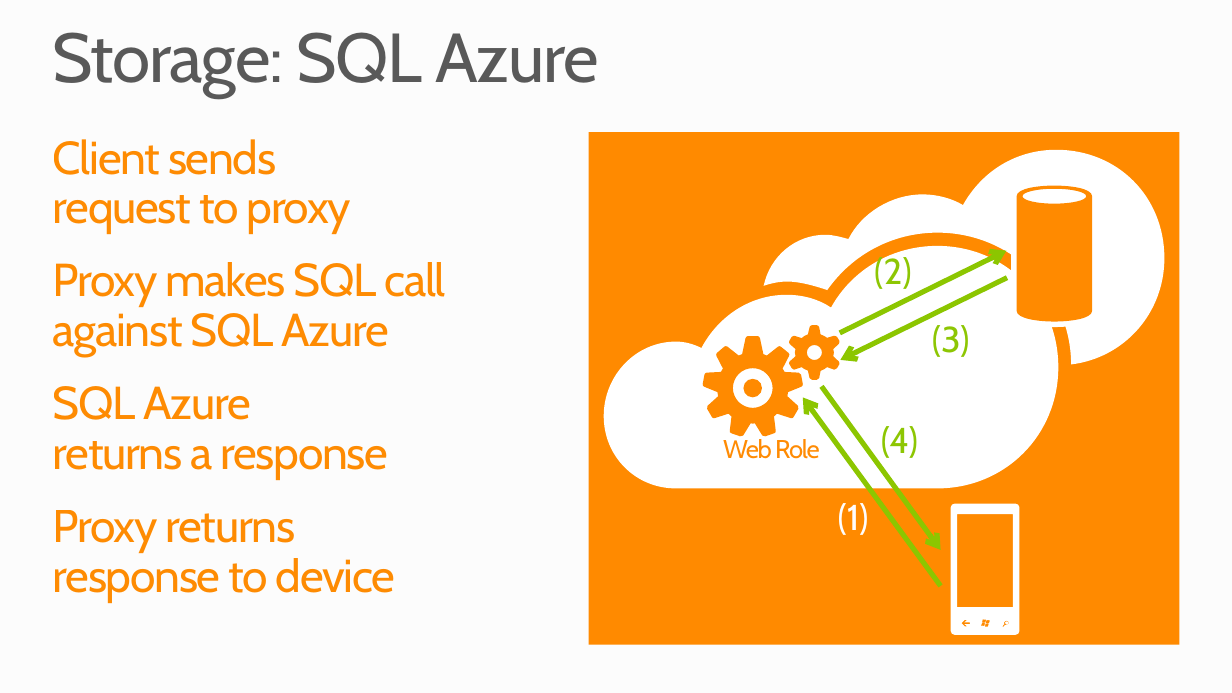
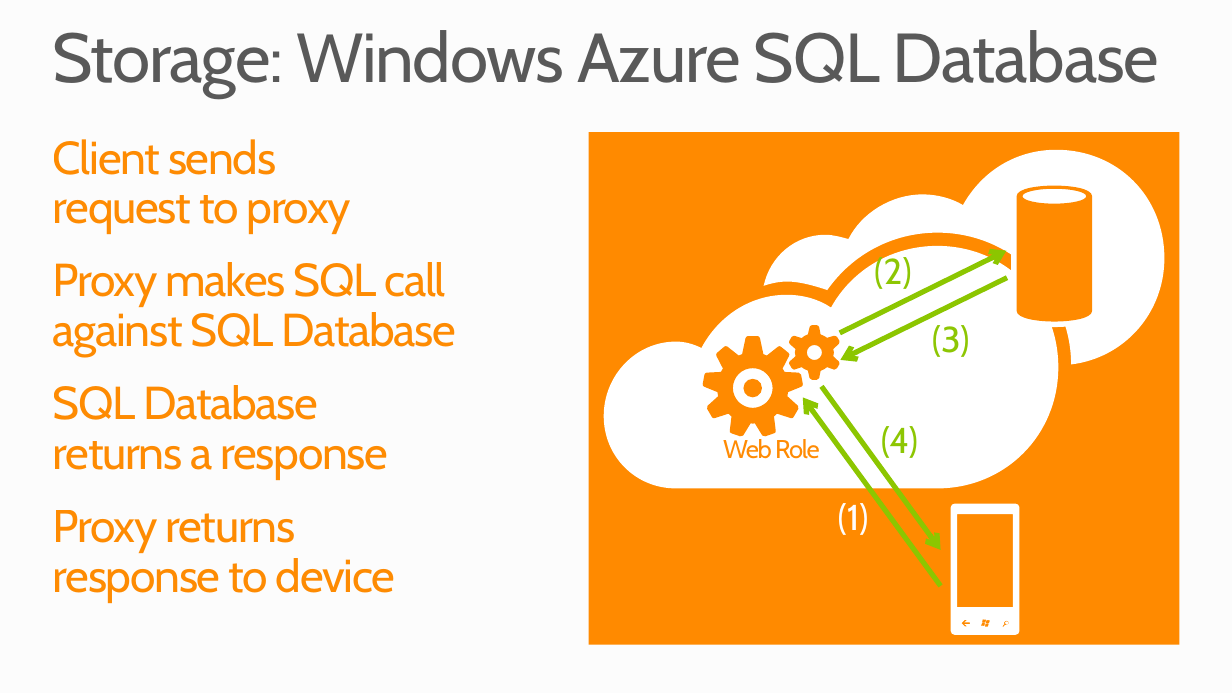
Before and after one commit to mwasham/WATK-Presentations, a slide deck: slide 13 of BuildingDeviceAndCloudApplications/BuildingDeviceAndCloudApplications.pptx. Drawn at 1232x693 pixels with LibreOffice and Linux fonts; fonts in the diff are those of the drawing; background and template pictures are left out. Boxes give left, top, right and bottom in pixels: in the first picture for what was removed or moved away, otherwise in the second. Text is boxed around its words. In the diff, an @@ line names an element or a change of style, - is before the commit and + after.

```diff
--- a/BuildingDeviceAndCloudApplications/BuildingDeviceAndCloudApplications.pptx
+++ b/BuildingDeviceAndCloudApplications/BuildingDeviceAndCloudApplications.pptx
@@ title at bbox=[52, 30, 1159, 98]: text changed @@
-Storage: SQL Azure
+Storage: Windows Azure SQL Database
@@ text at bbox=[53, 262, 456, 480]: text changed @@
-Proxy makes SQL call against SQL Azure
-SQL Azure
-returns a response
+Proxy makes SQL call against SQL Database
+SQL Database
+returns a response
```
Also in this commit, not shown: 5 other slides changed, 1 other file.
